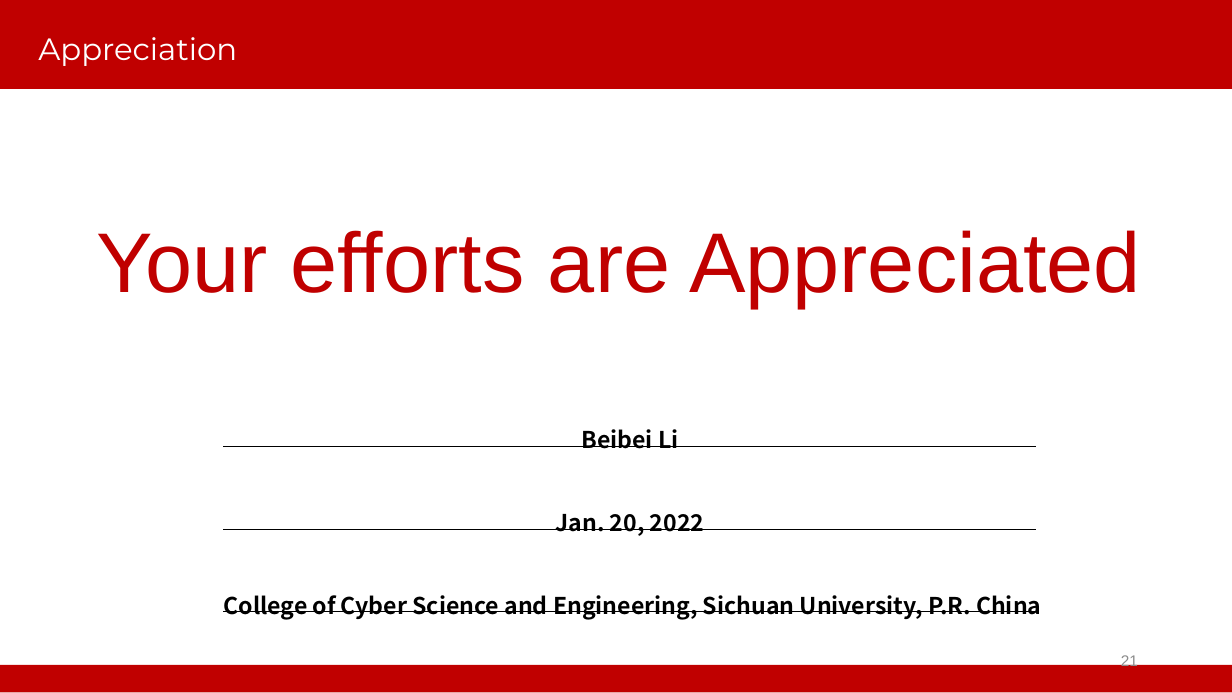
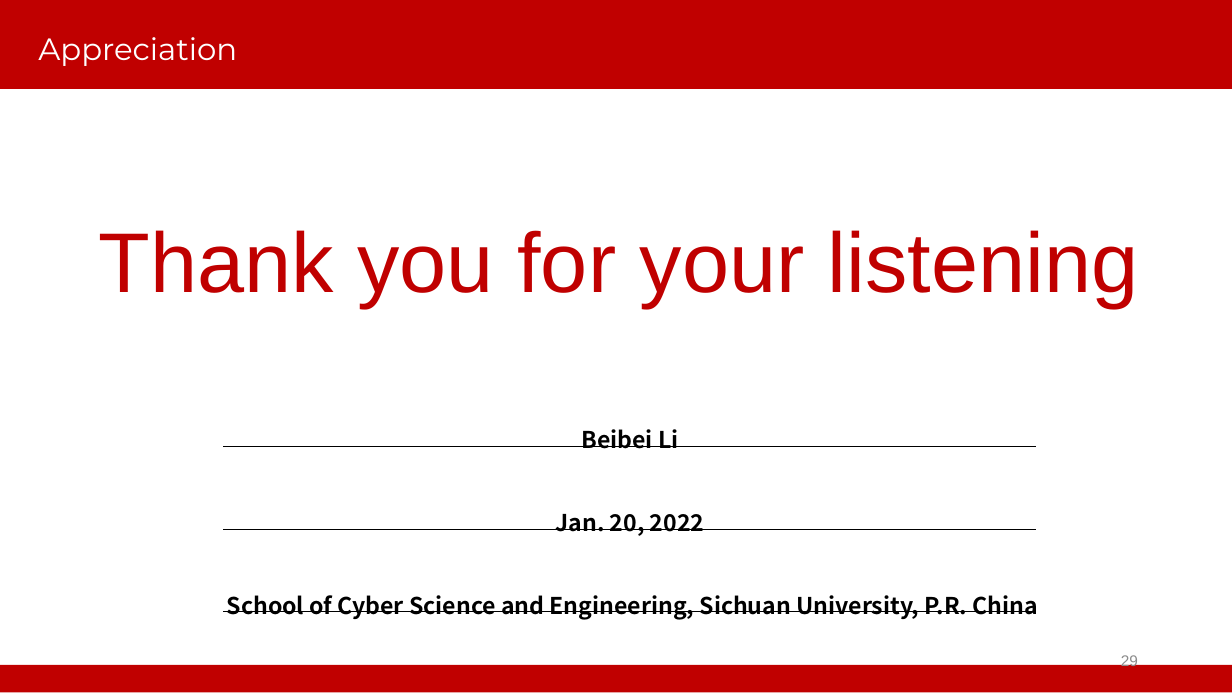
Before and after one commit to WhileBug/FLPhish, a slide deck: slide 29 of PPT/SecFL-Beibei Li.pptx (slide 21 before the commit). Drawn at 1232x693 pixels with LibreOffice and Linux fonts; fonts in the diff are those of the drawing; background and template pictures are left out. Boxes give left, top, right and bottom in pixels: in the first picture for what was removed or moved away, otherwise in the second. Text is boxed around its words. In the diff, an @@ line names an element or a change of style, - is before the commit and + after.

```diff
--- a/PPT/SecFL-Beibei Li.pptx
+++ b/PPT/SecFL-Beibei Li.pptx
@@ text at (x1=99, y1=230, x2=1139, y2=308): text changed @@
-Your efforts are Appreciated
+Thank you for your listening
@@ text at (x1=227, y1=595, x2=1038, y2=620): text changed @@
-College of Cyber Science and Engineering, Sichuan University, P.R. China
+School of Cyber Science and Engineering, Sichuan University, P.R. China
@@ page number at (x1=1121, y1=654, x2=1138, y2=670): text changed @@
-21
+29
```
Also in this commit, not shown: 11 other slides changed, 10 slides added, 2 slides removed, 16 other files.
